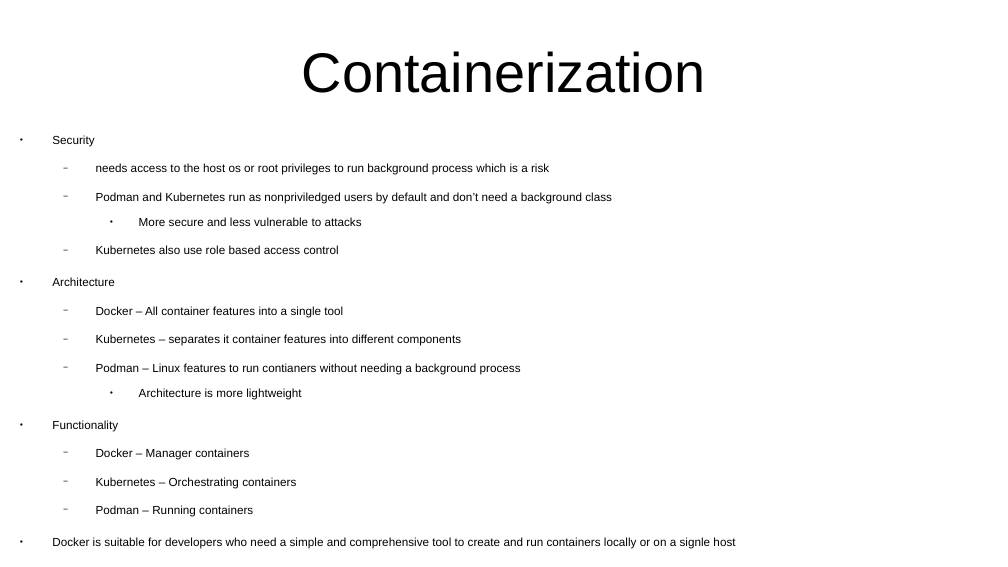
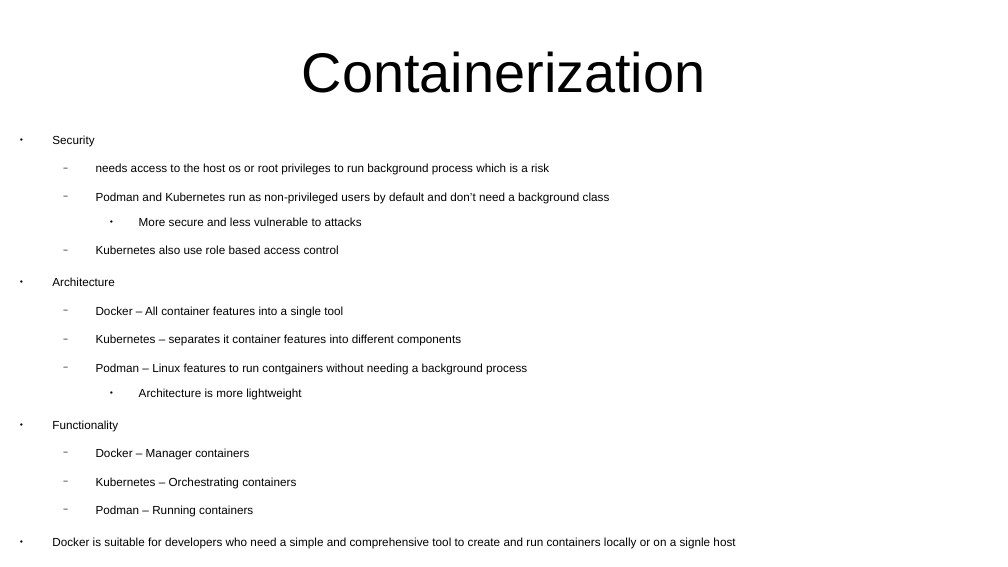
Before and after one commit to CharlesStockman/notesFromCourses, a slide deck: slide 56 of ibm/IBM -- Introduction to the Cloud.odp. Drawn at 1008x567 pixels with LibreOffice and Linux fonts; fonts in the diff are those of the drawing. Boxes give left, top, right and bottom in pixels: in the first picture for what was removed or moved away, otherwise in the second. Text is boxed around its words. In the diff, an @@ line names an element or a change of style, - is before the commit and + after.

```diff
--- a/ibm/IBM -- Introduction to the Cloud.odp
+++ b/ibm/IBM -- Introduction to the Cloud.odp
@@ text at bbox=[96, 192, 610, 204]: text changed @@
-  − Podman and Kubernetes run as nonpriviledged users by default and don’t need a background class
+  − Podman and Kubernetes run as non-privileged users by default and don’t need a background class
@@ text at bbox=[96, 363, 527, 375]: text changed @@
-  − Podman – Linux features to run contianers without needing a background process
+  − Podman – Linux features to run contgainers without needing a background process
```
Also in this commit, not shown: 26 other slides changed.
